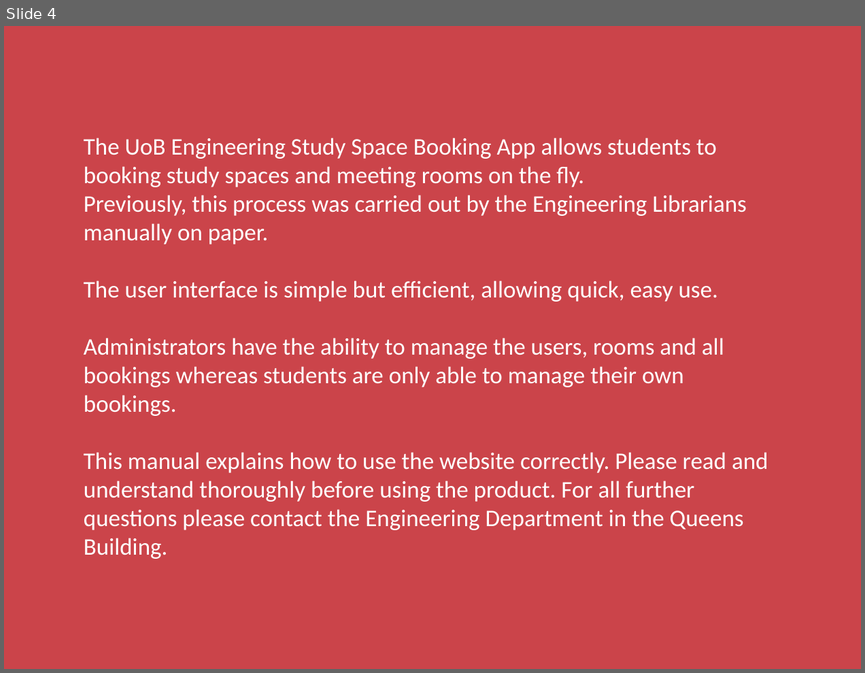
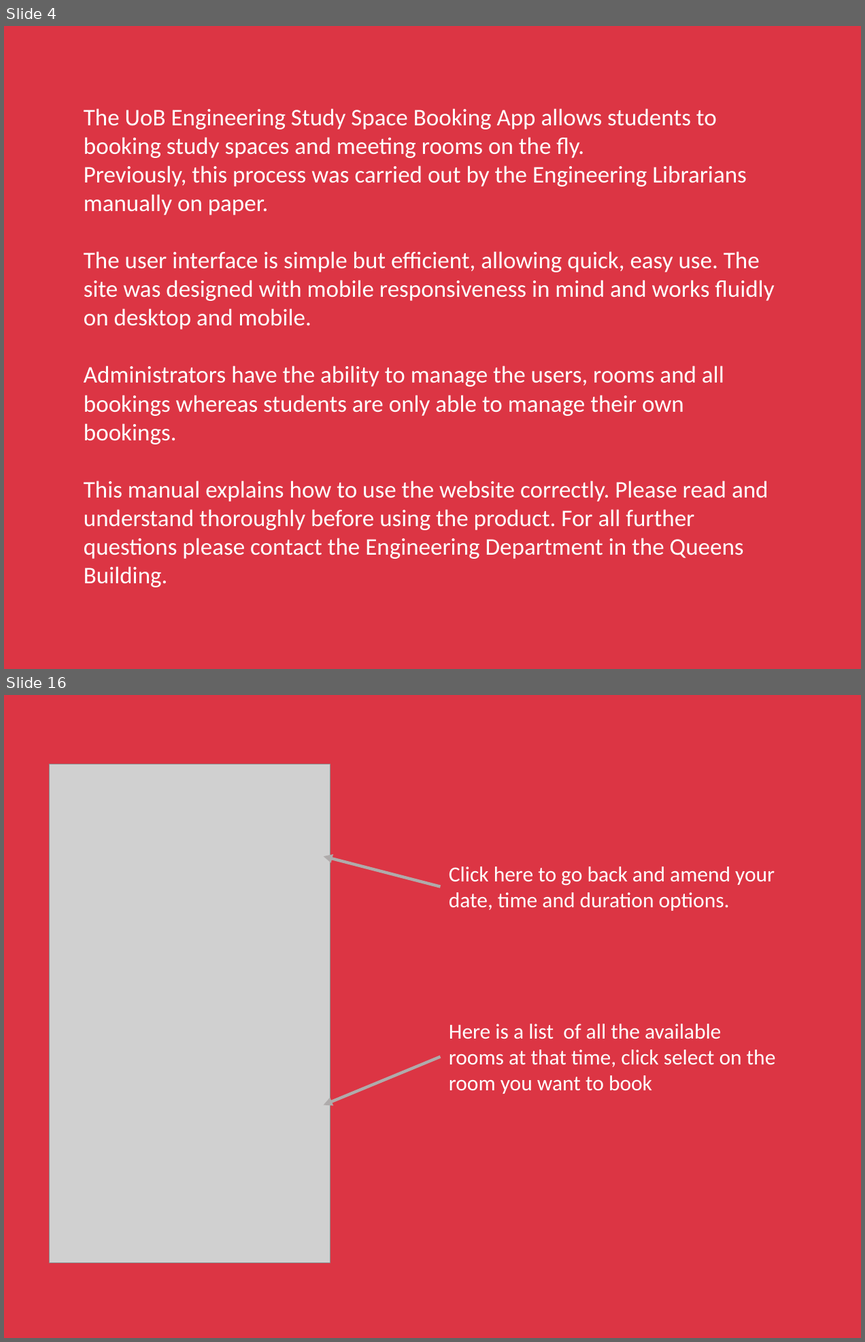
Before and after one commit to ah16165/University-Study-Space-Booking-App, a slide deck: Not_Main_Application/UserManual.pptx. Shown one above the other, each under a label of ours: slide 4 before the commit, slides 4 and 16 after it; the slides between them are not shown. The pictures are 865x673 and 865x1342 pixels, drawn with LibreOffice and Linux fonts; fonts in the diff are those of the drawing; grey boxes stand for pictures. Boxes give left, top, right and bottom in pixels: in the first picture for what was removed or moved away, otherwise in the second. Text is boxed around its words. In the diff, an @@ line names an element or a change of style, - is before the commit and + after.

Commit message:
More work on user manual

```diff
--- a/Not_Main_Application/UserManual.pptx
+++ b/Not_Main_Application/UserManual.pptx
@@ slide 16 added at [4,695,861,1338], background #DC3544 @@
@@ picture added at [50,764,330,1263] @@
@@ arrow added from (440, 887) to (324, 856), #AFABAB 2.5 pt @@
@@ text added at [449,866,774,911], 18 pt, text #FFFFFF @@
+Click here to go back and amend your date, time and duration options.
@@ text added at [449,1023,776,1093], 18 pt, text #FFFFFF @@
+Here is a list of all the available rooms at that time, click select on the room you want to book
@@ arrow added from (440, 1057) to (324, 1104), #AFABAB 2.5 pt @@
@@ slide 4 changed as well @@
@@ background #CB444A to #DC3544 @@
@@ text "The UoB Engineering Study Space ...": place and size @@
-text "The UoB Engineering Study Space ..." at [84,138,768,558]
+text "The UoB Engineering Study Space ..." at [84,108,774,587]
@@ text at [84,251,774,329]: text changed @@
-The user interface is simple but efficient, allowing quick, easy use.
+The user interface is simple but efficient, allowing quick, easy use. The site was designed with mobile responsiveness in mind and works fluidly on desktop and mobile.
```
Also in this commit, not shown: 3 other slides changed, 29 other slides added, 1 slide removed.
